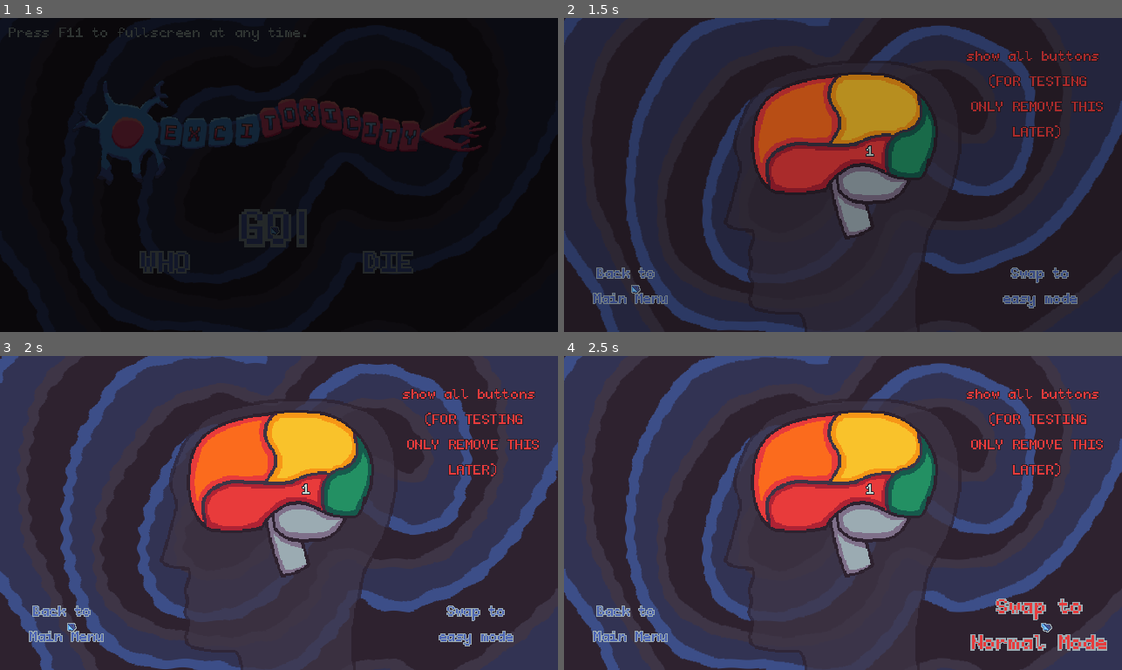
Above: before the commit, frames 1-4 (two rows, left to right).
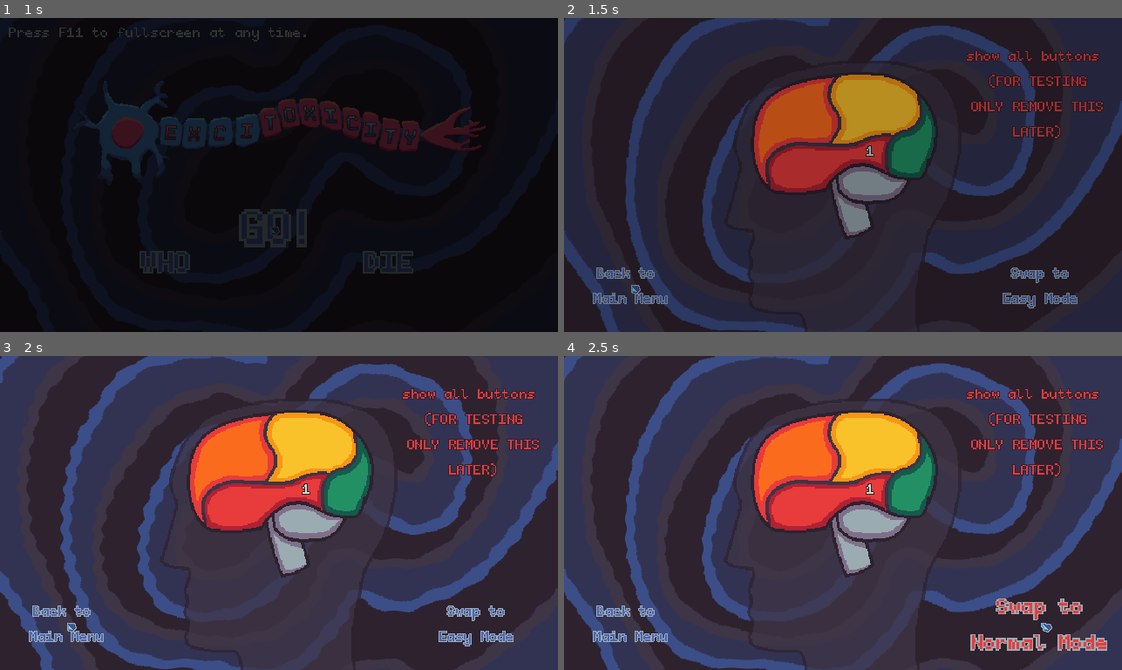
Above: after the commit, the same moments.

Repository: bnhrl/MomentumIsEverythingCountDown
Game: Godot game, scene res://Game/MainMenu/main_menu.tscn
Same seed, same stepped clock (60 frames per second), same inputs: the game is played once before the commit and once after it.
Inputs (mouse positions are in pixels of both pictures, inside the frame that each line leads up to):
- Up to frame 1 (1 s): tap F at 0.5 s; move the mouse to (267, 225) at 0.52 s; hold D (right) from 0.53 s (still down); click (267, 225) at 0.6 s
- Up to frame 2 (1.5 s): move the mouse to (630, 284) at 1.27 s; release D (right) at 1.28 s; hold S (down) from 1.28 s (still down); click (630, 284) at 1.35 s
- Up to frame 3 (2 s): keep holding S (down)
- Up to frame 4 (2.5 s): move the mouse to (1038, 622) at 2.02 s; release S (down) at 2.03 s; hold D (right) from 2.03 s (still down); click (1038, 622) at 2.1 s

Frame 1 is identical in both runs. In frame 2, less than 0.1% of the frame differs, in the area x 78-88%, y 87-92%; in frame 3, less than 0.1%; in frame 4, nothing differs.

Commit message:
ACTUALLY fixed Ben inconsistency

Diff:
--- a/Game/LevelSelect/level_select.tscn
+++ b/Game/LevelSelect/level_select.tscn
@@ -42,7 +42,7 @@
 offset_right = 609.0
 offset_bottom = 334.0
 theme_override_colors/font_outline_color = Color(0.60784316, 0.67058825, 0.69803923, 1)
-text = "Swap to easy mode"
+text = "Swap to Easy Mode"
 
 [node name="LevelButtons" type="Node" parent="." unique_id=1856160715]
 
